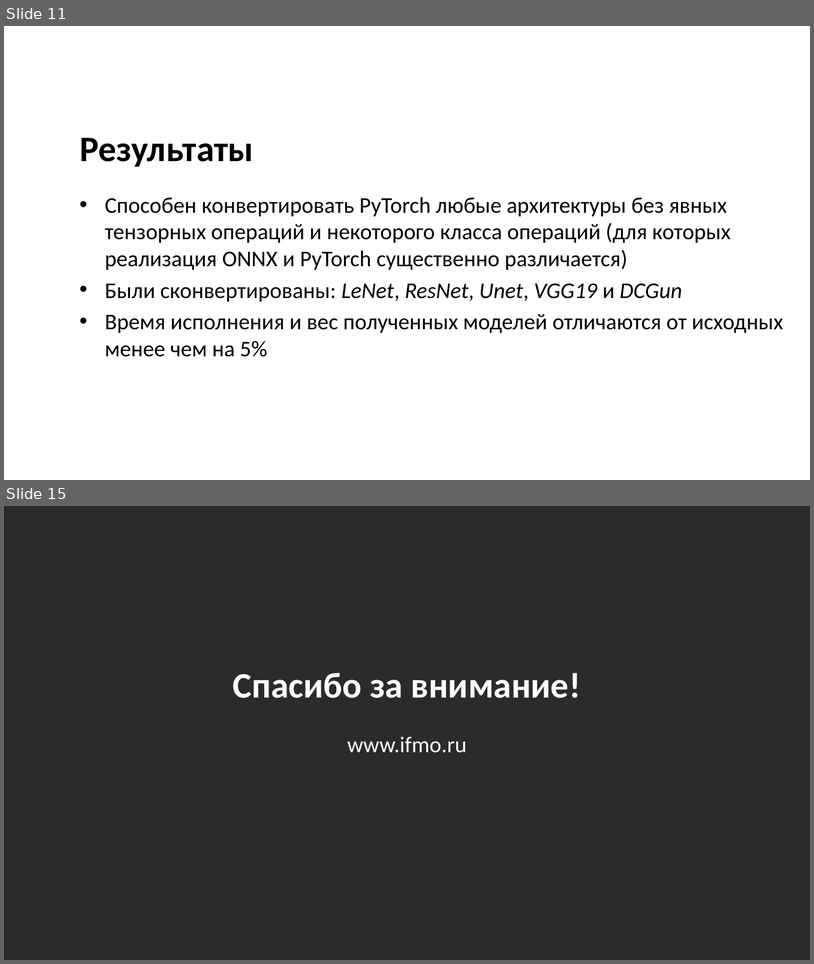
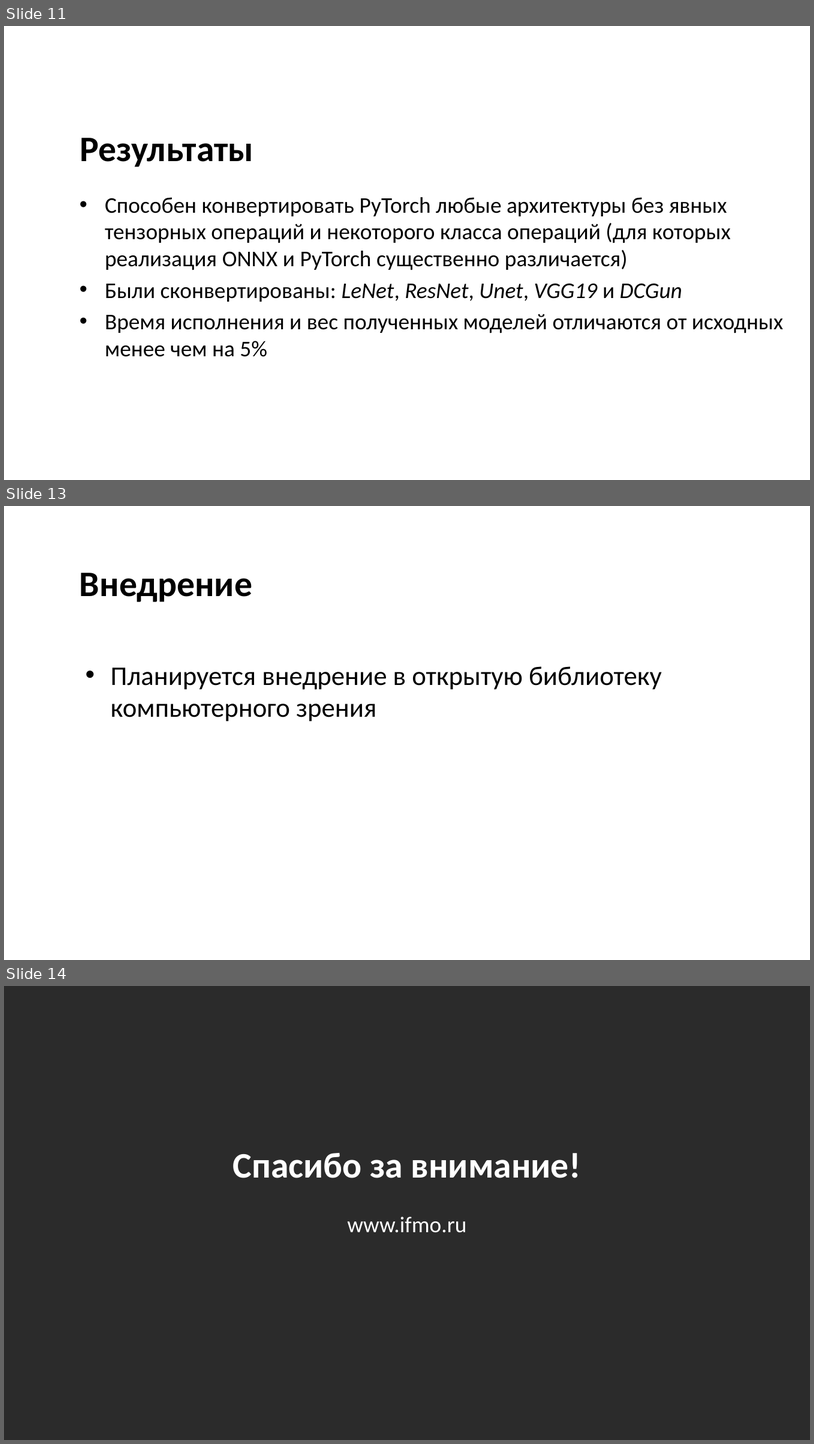
Before and after one commit to IvanMaslov/famlinn, a slide deck: docs/MaslovIvan-first-prethesis.pptx. Shown one above the other, each under a label of ours: slides 11 and 15 before the commit, slides 11, 13 and 14 after it; the slides between them are not shown. The pictures are 814x964 and 814x1444 pixels, drawn with LibreOffice and Linux fonts; fonts in the diff are those of the drawing; background and template pictures are left out; a plain dark background stands for a picture behind light text. Boxes give left, top, right and bottom in pixels: in the first picture for what was removed or moved away, otherwise in the second. Text is boxed around its words. In the diff, an @@ line names an element or a change of style, - is before the commit and + after.

```diff
--- a/docs/MaslovIvan-first-prethesis.pptx
+++ b/docs/MaslovIvan-first-prethesis.pptx
@@ slide 13 added at box(4, 506, 810, 960), background picture (left out) @@
@@ title added at box(80, 573, 252, 602), 32 pt, text #000000, bold @@
+Внедрение
@@ text added at box(111, 666, 662, 721), 24 pt, text #000000 @@
+• Планируется внедрение в открытую библиотеку компьютерного зрения
@@ what was slide 15 is now slide 14 @@
```
Also in this commit, not shown: 1 slide changed, 2 other slides added, 4 slides removed, 3 other files.
